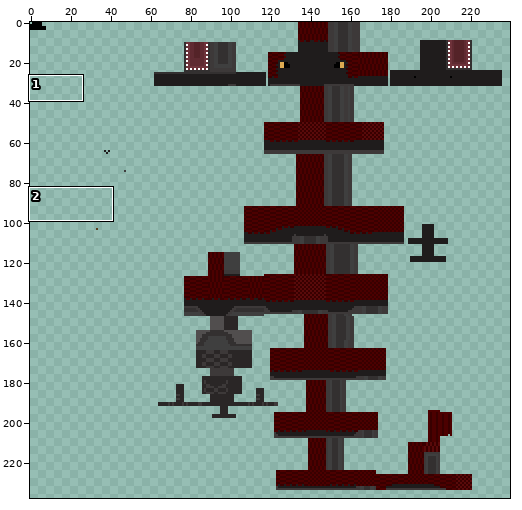
Sprite sheet: resources/textures/entity/tyrannosaurus/tyrannosaurus 2.png. The first picture is a wide view before the edit; the outline marks the close-up.
Close-up. First the earlier version:
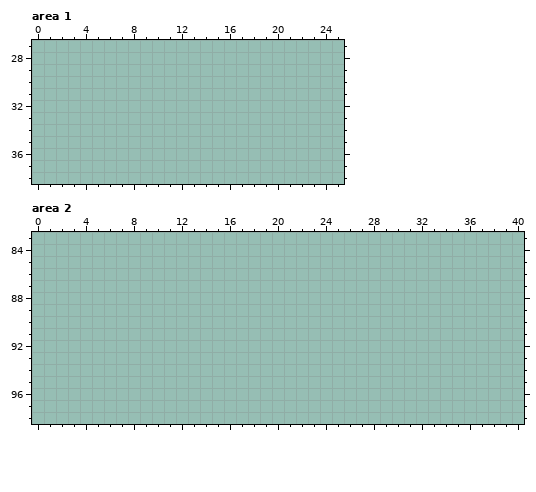
The file is 256x256 pixels. Pixels under 10% opacity are left out. Colours within 5 levels of each other are drawn and written as one. Shown: area 1: x 0..25, y 27..38; area 2: x 0..40, y 83..98. The wide view leaves out empty margins. The commit also changed other parts of the picture, which this record leaves out.
Once edited:
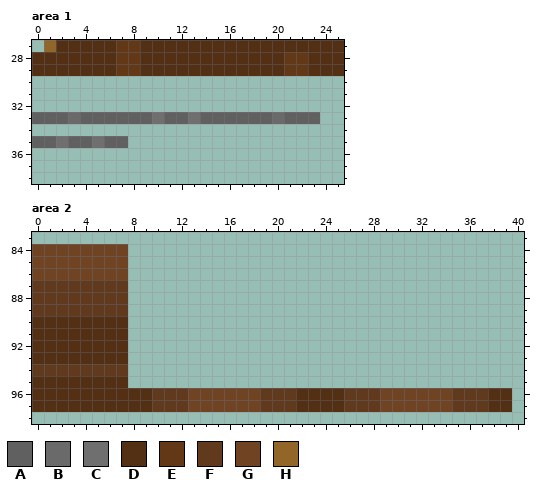
Palette (. is transparent): A #606060  B #6a6a6a  C #6f6f70  D #532f14  E #623817  F #613a1d  G #704323  H #926528
Difference:
Area 1:
The edit adds colour A in row 33 at x 0 to 2, 4 to 9, 11 to 12, 14 to 19 and 21 to 23; in row 35 at x 0 to 1, 3 to 4 and 6 to 7.
The edit adds colour B in row 33 at x 3 and 20.
The edit adds colour C in row 33 at x 10 and 13; in row 35 at x 2 and 5.
The edit adds colour D in row 27 at x 2 to 6 and 9 to 25; in rows 28 to 29 at x 0 to 6, 9 to 20 and 23 to 25.
The edit adds colour E in row 27 at x 7 to 8; in rows 28 to 29 at x 7 to 8 and 21 to 22.
The edit adds colour H in row 27 at x 1.
Area 2:
The edit adds colour D in rows 90 to 93 at x 0 to 7; in row 95 at x 0 to 7; in rows 96 to 97 at x 0 to 9, 22 to 25 and 38 to 39.
The edit adds colour F in rows 87 to 89 at x 0 to 7; in row 94 at x 0 to 7; in rows 96 to 97 at x 10 to 12, 19 to 21, 26 to 28 and 35 to 37.
The edit adds colour G in rows 84 to 86 at x 0 to 7; in rows 96 to 97 at x 13 to 18 and 29 to 34.
Pixel boxes of the changes (left, top, right, bottom) in both close-ups:
added: (32, 40, 344, 76)
added: (32, 112, 320, 148)
added: (32, 244, 512, 412)
